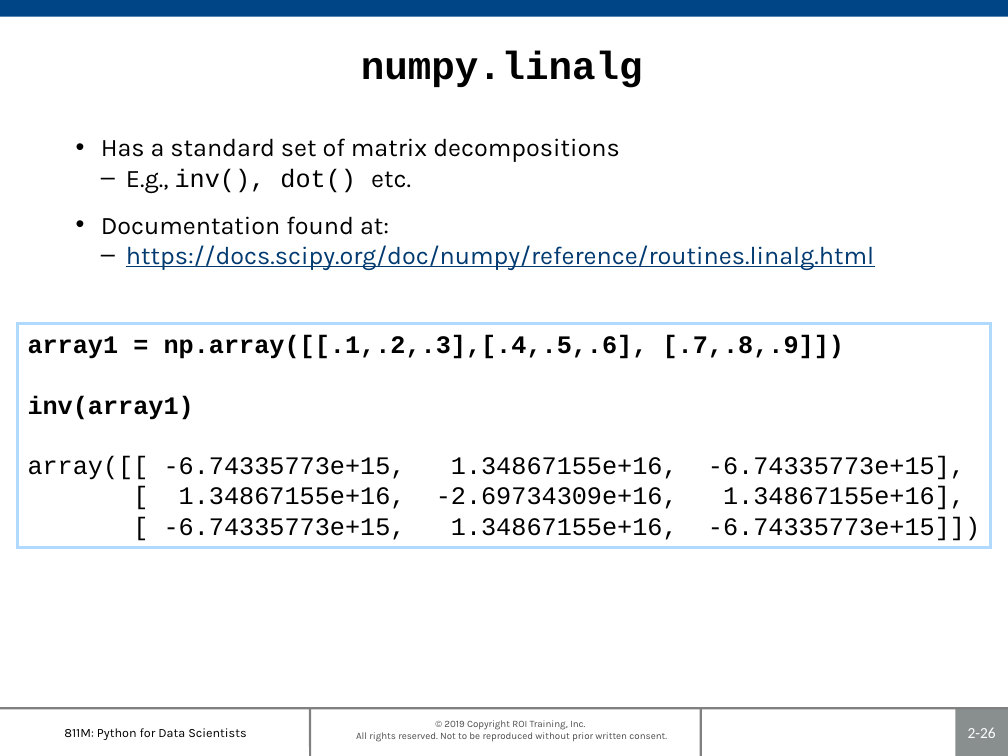
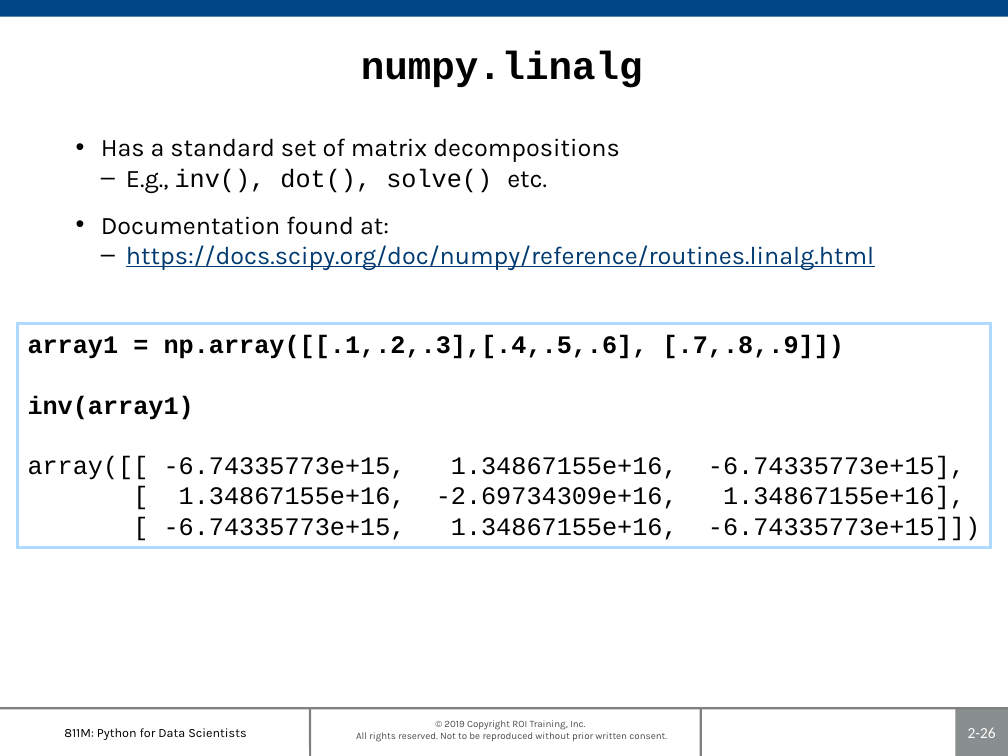
Before and after one commit to roitraining/PythonProgram, a slide deck: slide 26 of Day2-Numpy/Ch02_NumPyEssentials.pptx. Drawn at 1008x756 pixels with LibreOffice and Linux fonts; fonts in the diff are those of the drawing; background and template pictures are left out. Boxes give left, top, right and bottom in pixels: in the first picture for what was removed or moved away, otherwise in the second. Text is boxed around its words. In the diff, an @@ line names an element or a change of style, - is before the commit and + after.

```diff
--- a/Day2-Numpy/Ch02_NumPyEssentials.pptx
+++ b/Day2-Numpy/Ch02_NumPyEssentials.pptx
@@ text at bbox=[126, 168, 547, 193]: text changed @@
-  – E.g., inv(), dot() etc.
+  – E.g., inv(), dot(), solve() etc.
```
Also in this commit, not shown: 2 other slides changed, 2 other files.
